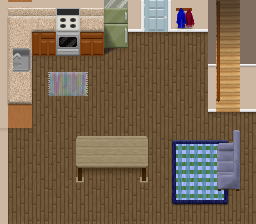
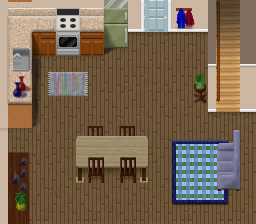
Comparing the layer stacks of the two w=256, h=224 images. Changes:
added group "plant stand" with 4 layers above "sideboard" over (x1=192, y1=73, x2=207, y2=104)
added layer "shading" (2nd of 4, in "plant stand") in group "plant stand" over (x1=192, y1=82, x2=207, y2=104)
added layer "pedestal" in group "plant stand" over (x1=194, y1=82, x2=207, y2=103)
added group "sideboard" with 3 layers above "kitchen" over (x1=8, y1=32, x2=207, y2=224)
added layer "plants" in group "sideboard" over (x1=14, y1=192, x2=28, y2=211)
added layer "frames" in group "sideboard" over (x1=12, y1=157, x2=28, y2=193)
added layer "grain" (1st of 2, in "sideboard") in group "sideboard" over (x1=8, y1=32, x2=207, y2=224)
added group "blue bottle" with 3 layers in group "kitchen" over (x1=12, y1=80, x2=31, y2=99)
added layer "bottles" (1st of 2, in "kitchen" › "blue bottle") (multiply) in group "blue bottle" over (x1=12, y1=80, x2=23, y2=99)
added layer "Layer 26" (1st of 2, in "kitchen" › "blue bottle") (multiply, 57%) in group "blue bottle" over (x1=17, y1=86, x2=31, y2=99)
added group "red bottle" with 3 layers in group "kitchen" over (x1=16, y1=74, x2=32, y2=98)
added layer "bottles" (2nd of 2, in "kitchen" › "red bottle") (multiply) in group "red bottle" over (x1=16, y1=76, x2=27, y2=93)
added layer "Layer 26" (2nd of 2, in "kitchen" › "red bottle") (multiply, 57%) in group "red bottle" over (x1=18, y1=84, x2=32, y2=98)
added layer "shadow" (2nd of 3, in "kitchen") (71%) in group "kitchen" over (x1=30, y1=32, x2=43, y2=129)
added group "chairs in front" with 2 layers above "table" over (x1=88, y1=157, x2=136, y2=183)
added layer "Layer 29 copy 2" in group "chairs in front" over (x1=120, y1=157, x2=136, y2=183)
added layer "Layer 29 copy" in group "chairs in front" over (x1=88, y1=157, x2=104, y2=183)
added group "chairs behind" with 2 layers above "stairs" over (x1=87, y1=125, x2=135, y2=136)
…and 6 more changes (6 added)
